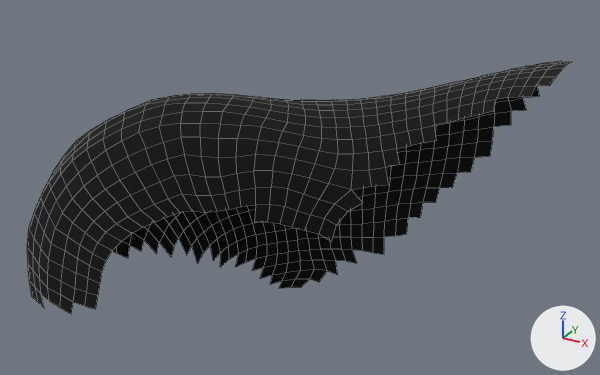
An edit to the OBJ model QS_project/data/Remeshing/Last_ex_3_inv_1/Last_ex_3_inv_1_Remeshed.obj, drawn before and after from the same camera.
Both versions are drawn from a 50 mm lens placed at (2.45, -4.24, -0.03), pointed at (0.1, 0.02, -2.17). Every picture has the same lights, and +X, +Y and +Z are marked at lower right. Mesh edges are drawn as thin lines. Where no turn or scale is listed for an object, it has been applied to the vertices.

The first picture shows 'Last_ex_3_inv_1_Remeshed'.
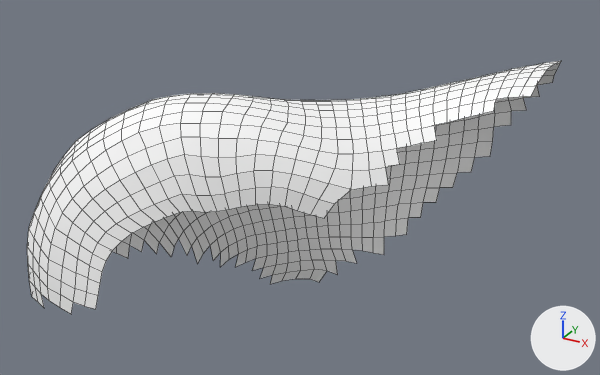
Commit message: Fix Remeshed

Where the change shows, as pixel boxes (x1, y1, x2, y2) in the pictures (600 x 375 px):
'Last_ex_3_inv_1_Remeshed', reshaped
    before: (27, 61, 571, 314)
    after: (27, 61, 561, 314)
part 1 of me_last_ex_3_inv_1_remeshed, deleted
    before: (279, 279, 309, 288)
part 2 of me_last_ex_3_inv_1_remeshed, deleted (black)
    before: (254, 190, 362, 241)
part 3 of me_last_ex_3_inv_1_remeshed, deleted
    before: (536, 62, 571, 86)
part 4 of me_last_ex_3_inv_1_remeshed, recoloured (black to white)
    both: (27, 61, 561, 314)

The edits, one by one:
Material 'diffuse_0_0_0_255.004' (mat_diffuse_0_0_0_255_004) is new.
Its base color is (1.0, 1.0, 1.0) (white #ffffff).
Its roughness is 1.0.
me_last_ex_3_inv_1_remeshed is used by ob_last_ex_3_inv_1_remeshed; location (0.0, 0.0, 0.0).
Verts and faces of me_last_ex_3_inv_1_remeshed; kept vertices keep their numbers, new ones are numbered from 933.
Before the commit, vertices of me_last_ex_3_inv_1_remeshed: 46 (0.1, -0.25, -2.77) at pixel (279, 288), 91 (0.07, -0.16, -2.77) at pixel (282, 280), 92 (0.16, -0.2, -2.77) at pixel (291, 287), 93 (0.22, -0.17, -2.77) at pixel (301, 287), 142 (0.14, -0.1, -2.76) at pixel (295, 278).
Before the commit, vertices of me_last_ex_3_inv_1_remeshed: 187 (0.22, -0.06, -2.76) at pixel (310, 278).
Before the commit, vertices of me_last_ex_3_inv_1_remeshed: 47 (0.65, -0.39, -1.91) at pixel (351, 189), 670 (0.21, -0.69, -1.98) at pixel (255, 204), 671 (0.2, -0.69, -2.08) at pixel (254, 221), 729 (0.28, -0.65, -1.97) at pixel (269, 204), 730 (0.27, -0.65, -2.08) at pixel (267, 221).
Before the commit, vertices of me_last_ex_3_inv_1_remeshed: 791 (0.33, -0.62, -2.1) at pixel (280, 223), 792 (0.39, -0.59, -2.12) at pixel (292, 227), 793 (0.36, -0.61, -1.98) at pixel (284, 206), 794 (0.42, -0.58, -2.01) at pixel (297, 210), 846 (0.45, -0.55, -2.14) at pixel (304, 230).
Before the commit, vertices of me_last_ex_3_inv_1_remeshed: 847 (0.48, -0.54, -2.04) at pixel (310, 214), 848 (0.55, -0.51, -2.06) at pixel (324, 218), 850 (0.59, -0.47, -1.98) at pixel (334, 203), 897 (0.52, -0.51, -2.16) at pixel (318, 233), 898 (0.58, -0.47, -2.21) at pixel (331, 241).
Before the commit, vertices of me_last_ex_3_inv_1_remeshed: 899 (0.61, -0.47, -2.1) at pixel (336, 224), 900 (0.66, -0.43, -2.02) at pixel (348, 211), 901 (0.71, -0.36, -1.99) at pixel (362, 202).
Before the commit, vertices of me_last_ex_3_inv_1_remeshed: 243 (1.54, 0.23, -1.34) at pixel (549, 85), 890 (1.46, 0.48, -1.32) at pixel (547, 69), 893 (1.56, 0.69, -1.31) at pixel (572, 61), 894 (1.46, 0.7, -1.33) at pixel (557, 62), 895 (1.55, 0.56, -1.3) at pixel (568, 63).
Before the commit, vertices of me_last_ex_3_inv_1_remeshed: 896 (1.46, 0.59, -1.33) at pixel (552, 65), 928 (1.46, 0.37, -1.34) at pixel (542, 76), 929 (1.45, 0.26, -1.37) at pixel (535, 86), 931 (1.55, 0.45, -1.3) at pixel (563, 67), 932 (1.54, 0.34, -1.32) at pixel (556, 76).
me_last_ex_3_inv_1_remeshed had 933 vertices, 860 faces and spanned x -1.38..1.56, y -1.19..1.31, z -2.87..-1.3.
me_last_ex_3_inv_1_remeshed now has 915 vertices, 846 faces and spans x -1.38..1.47, y -1.19..1.31, z -2.87..-1.32.
Part 1, on me_last_ex_3_inv_1_remeshed:
Vertices deleted: 46, 92, 93 (with the faces that use them).
Part 2, on me_last_ex_3_inv_1_remeshed:
Vertices deleted: 671, 730, 791, 792, 846, 897 to 901 (with the faces that use them).
Part 3, on me_last_ex_3_inv_1_remeshed:
Vertices deleted: 243, 893, 895, 931, 932 (with the faces that use them).
me_last_ex_3_inv_1_remeshed part 4: 846 faces spanning x -1.38..1.47, y -1.19..1.31, z -2.87..-1.32 switch from mat_diffuse_0_0_0_255 (black #000000) to mat_diffuse_0_0_0_255_004 (white #ffffff).
